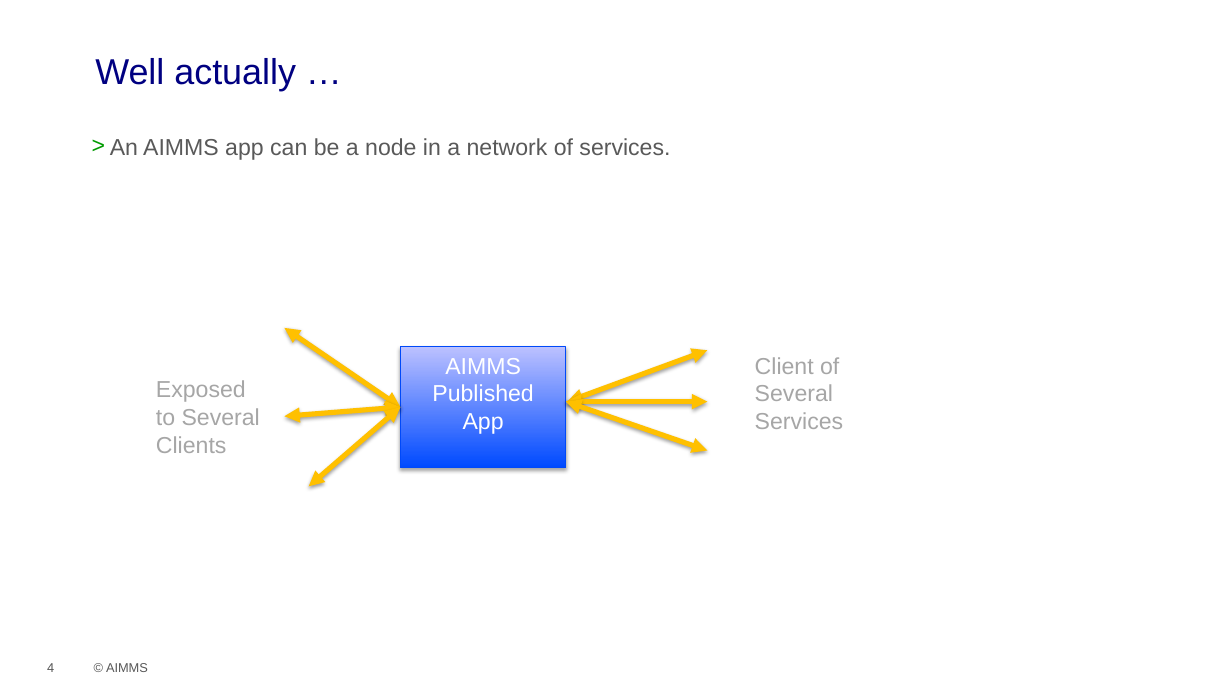
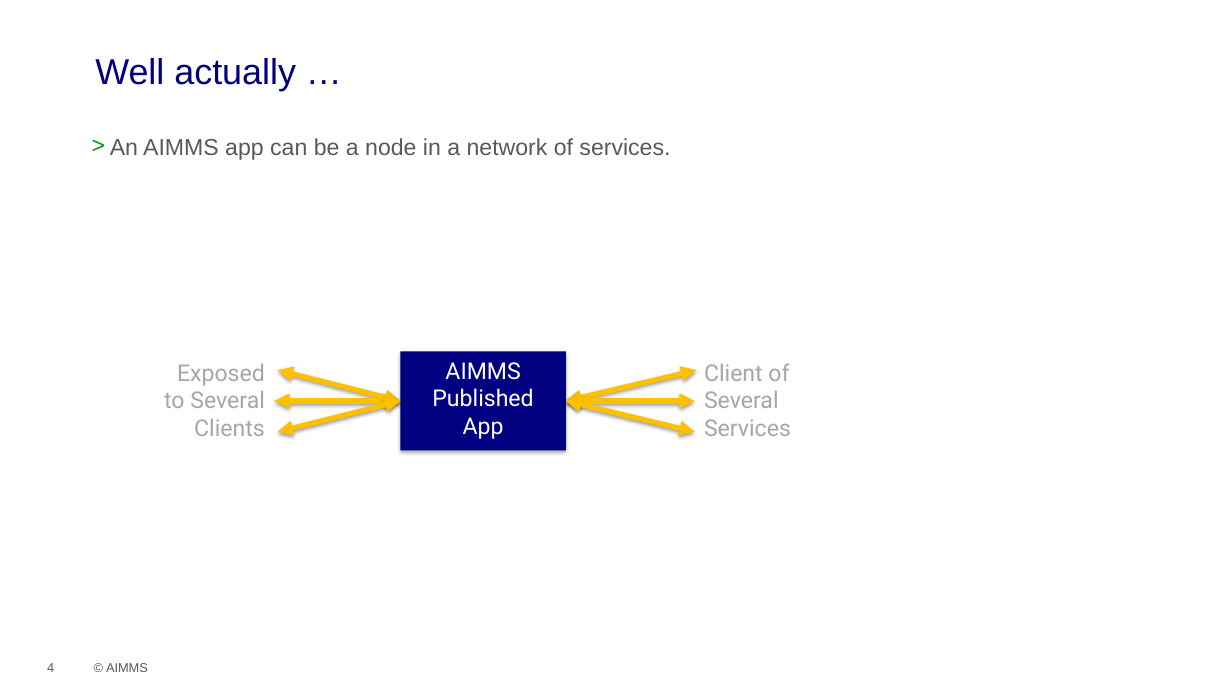
Before and after one commit to aimms/how-to, a slide deck: slide 4 of Articles/561/images/REST API.pptx. Drawn at 1232x693 pixels with LibreOffice and Linux fonts; fonts in the diff are those of the drawing; background and template pictures are left out. Boxes give left, top, right and bottom in pixels: in the first picture for what was removed or moved away, otherwise in the second. Text is boxed around its words. In the diff, an @@ line names an element or a change of style, - is before the commit and + after.

```diff
--- a/Articles/561/images/REST API.pptx
+++ b/Articles/561/images/REST API.pptx
@@ text "Exposed to Several Clients" moved from (x1=156, y1=380, x2=260, y2=453) to (x1=164, y1=364, x2=265, y2=436) @@
@@ text "Exposed to Several Clients" at (x1=164, y1=364, x2=265, y2=436): font Arial to Roboto; alignment left to right @@
@@ rectangle "AIMMS Published App" resized from (x1=400, y1=347, x2=566, y2=468) to (x1=400, y1=351, x2=566, y2=450) @@
@@ rectangle "AIMMS Published App" at (x1=400, y1=351, x2=566, y2=450): font Arial to Roboto; fill gradient #004BFF to #BDC1FF to #000081; outline #0049F9 0.75 pt to none @@
@@ text "Client of Several Services" moved from (x1=755, y1=357, x2=844, y2=429) to (x1=704, y1=363, x2=791, y2=436) @@
@@ text "Client of Several Services" at (x1=704, y1=363, x2=791, y2=436): font Arial to Roboto @@
@@ double arrow moved from (285, 328) - (400, 408) to (278, 371) - (400, 401) @@
@@ double arrow moved from (567, 402) - (707, 350) to (566, 401) - (697, 371) @@
@@ double arrow moved from (285, 416) - (400, 408) to (274, 401) - (400, 401) @@
@@ double arrow moved from (309, 486) - (400, 408) to (278, 432) - (400, 401) @@
@@ double arrow moved from (566, 402) - (707, 402) to (566, 401) - (695, 401) @@
@@ double arrow moved from (566, 402) - (707, 451) to (566, 401) - (695, 432) @@
```
Also in this commit, not shown: 2 other slides changed, 7 other files.
